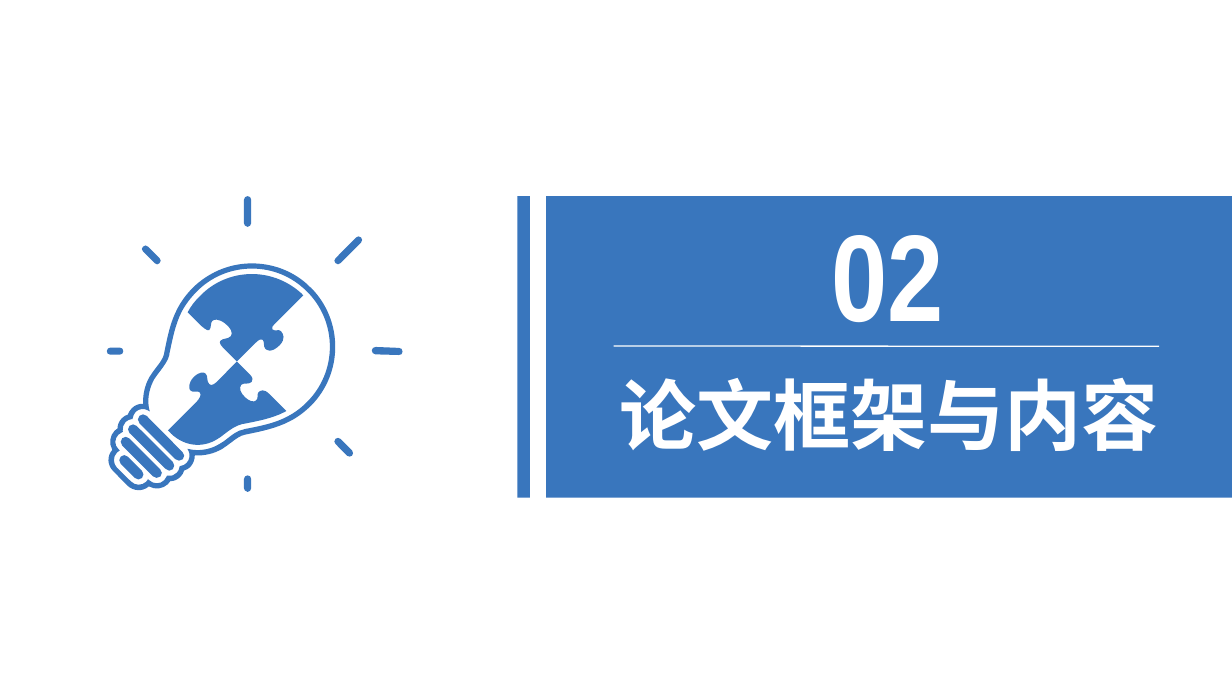
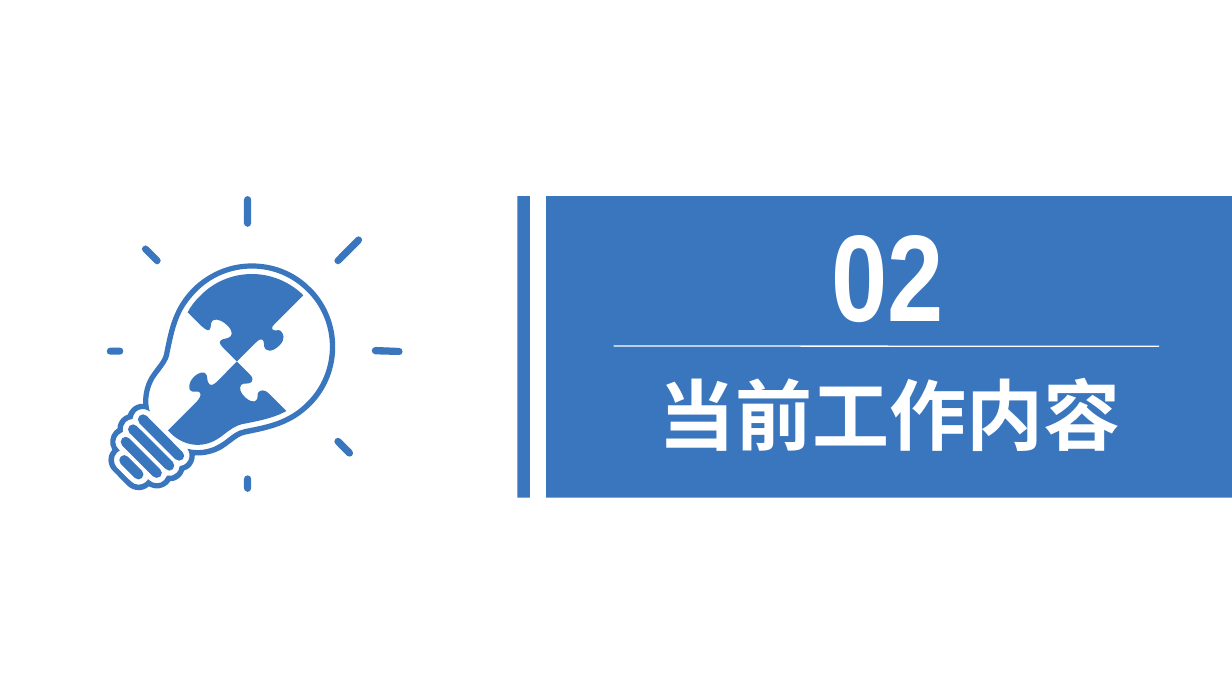
Before and after one commit to HolyShiftt/school, a slide deck: slide 5 of document/中期答辩.pptx (slide 9 before the commit). Drawn at 1232x693 pixels with LibreOffice and Linux fonts; fonts in the diff are those of the drawing. Boxes give left, top, right and bottom in pixels: in the first picture for what was removed or moved away, otherwise in the second. Text is boxed around its words. In the diff, an @@ line names an element or a change of style, - is before the commit and + after.

```diff
--- a/document/中期答辩.pptx
+++ b/document/中期答辩.pptx
@@ text at bbox=[658, 378, 1120, 451]: text changed @@
-论文框架与内容
+当前工作内容
```
Also in this commit, not shown: 15 other slides changed, 1 slide added, 1 slide removed, 16 other files.
